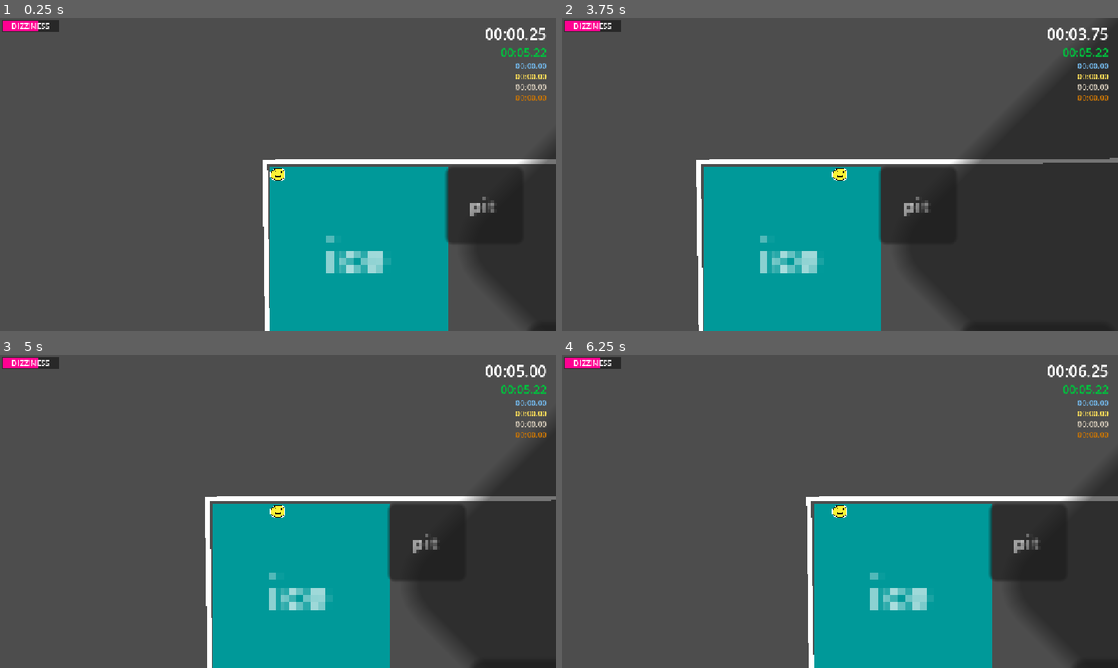
Above: before the commit, frames 1-4 (two rows, left to right).
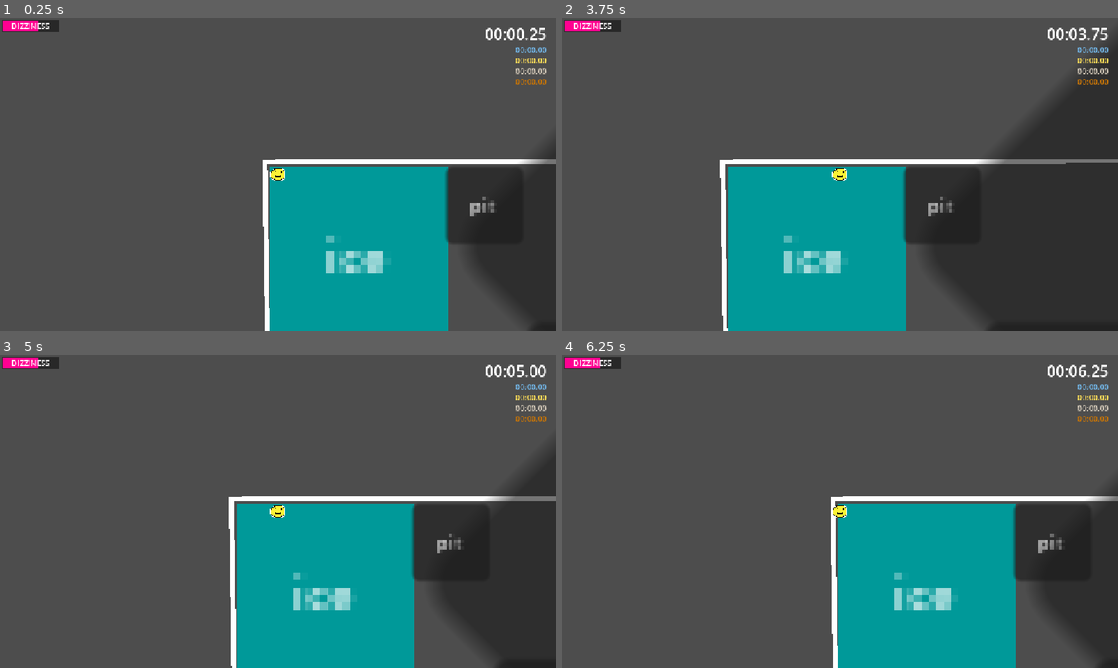
Above: after the commit, the same moments.

Repository: robplaysmusic-bit/dizzy-dash
Game: Godot game, scene res://levels/level-3.tscn
The game is run twice, just before and just after one commit, with the same random seed, the same clock (stepped at 60 frames per second) and the same inputs. This scene is started directly instead of the project's main scene.
Inputs (mouse positions are in pixels of both pictures, inside the frame that each line leads up to):
- Up to frame 1 (0.25 s): no input
- Up to frame 2 (3.75 s): tap Enter at 0.5, 2.1 s; move the mouse to (962, 158) at 0.52 s; hold D (right) 0.53-1.25 s; tap Delete at 0.6, 3.6 s; click (962, 158) at 0.67 s; tap Space (jump) at 0.77 s; drag from (728, 190) to (862, 255) at 1.27 s; move the mouse to (895, 105) at 2.02 s; hold D (right) 2.03-2.75 s; drag from (812, 237) to (673, 127) at 2.77 s; move the mouse to (1006, 221) at 3.52 s; hold A (left) from 3.53 s (still down)
- Up to frame 3 (5 s): tap Space (jump) at 3.77 s; release A (left) at 4.25 s; drag from (111, 464) to (194, 433) at 4.27 s
- Up to frame 4 (6.25 s): move the mouse to (867, 511) at 5.02 s; hold Backspace (back) 5.03-5.75 s; tap Enter at 5.1 s; click (867, 511) at 5.17 s; drag from (756, 433) to (890, 592) at 5.77 s

The runs differ from the first frame. In frame 1, 0.6% of the frame differs, in the area x 90-99%, y 9-27%; in frame 2, 8.1%, in the area x 24-100%, y 0-100%; in frame 3, 7.7%; in frame 4, 7.5%.

Commit message:
fixing some ice shenanigens

Diff:
--- a/levels/components/ice.gd
+++ b/levels/components/ice.gd
@@ -1,15 +1,4 @@
 extends Node2D
-
-
-# Called when the node enters the scene tree for the first time.
-func _ready() -> void:
-	pass # Replace with function body.
-
-
-# Called every frame. 'delta' is the elapsed time since the previous frame.
-func _process(delta: float) -> void:
-	pass
-
 
 func _on_area_2d_body_entered(body: Player) -> void:
 	get_tree().call_group("player", "enter_ice")
--- a/levels/level-3.tscn
+++ b/levels/level-3.tscn
@@ -30,11 +30,12 @@
 [node name="CollisionPolygon2D" type="CollisionPolygon2D" parent="Walls" unique_id=1642014191]
 position = Vector2(-13, 646)
 build_mode = 1
-polygon = PackedVector2Array(9, -159, 0, -646, 1613, -648, 1615, 264, 1677, 352, 1540, 486, 1438, 386, 600, 395)
+polygon = PackedVector2Array(9, -159, 0, -646, 1613, -648, 1615, 264, 1677, 352, 1540, 486, 1438, 386, 1243, 387, 1232, 186, 1178, 191, 1182.8396, 388.74048, 600, 395)
 
 [node name="Line2D" type="Line2D" parent="Walls" unique_id=1032504609]
+z_index = 1
 position = Vector2(-6, 578)
-points = PackedVector2Array(1430, 458, 597, 460, 5, -100, -2, -581, 1605, -585, 1605, 324)
+points = PackedVector2Array(1430, 458, 1233, 454, 1226, 254, 1174, 258, 1176.9299, 458.60767, 597, 460, 5, -100, -2, -581, 1605, -585, 1605, 324)
 
 [node name="Ices" type="Node" parent="." unique_id=1779763593]
 
@@ -43,53 +44,60 @@
 scale = Vector2(11.5, 11.5)
 
 [node name="Ice2" parent="Ices" unique_id=1991518836 instance=ExtResource("6_lsufr")]
-position = Vector2(577, 644)
+position = Vector2(587, 652)
 rotation = 0.7853982
-scale = Vector2(8.5, 8.5)
+scale = Vector2(8, 8)
 
 [node name="Ice3" parent="Ices" unique_id=2004248410 instance=ExtResource("6_lsufr")]
-position = Vector2(793, 771)
+position = Vector2(941.00006, 509.00006)
+rotation = 0.7853982
 scale = Vector2(8, 8)
 
-[node name="Ice4" parent="Ices" unique_id=2011535478 instance=ExtResource("6_lsufr")]
-position = Vector2(1137, 771)
-scale = Vector2(8, 8)
-
-[node name="Ice5" parent="Ices" unique_id=483144365 instance=ExtResource("6_lsufr")]
-position = Vector2(1331, 630)
-scale = Vector2(8, 8)
-
-[node name="Ice6" parent="Ices" unique_id=1752919183 instance=ExtResource("6_lsufr")]
-position = Vector2(857.00006, 654.99994)
-rotation = 0.7853982
-scale = Vector2(8.5, 8.5)
-
-[node name="Ice10" parent="Ices" unique_id=1584944718 instance=ExtResource("6_lsufr")]
-position = Vector2(815.00006, 649.00006)
-rotation = 0.7853982
-scale = Vector2(8.5, 8.5)
-
-[node name="Ice7" parent="Ices" unique_id=1280862739 instance=ExtResource("6_lsufr")]
-position = Vector2(1241, 662.00006)
-rotation = 0.7853982
-scale = Vector2(8.5, 8.5)
-
 [node name="Ice8" parent="Ices" unique_id=610498300 instance=ExtResource("6_lsufr")]
-position = Vector2(971.00006, 845)
-scale = Vector2(6, 6)
-
-[node name="Ice12" parent="Ices" unique_id=1360224274 instance=ExtResource("6_lsufr")]
-position = Vector2(1230, 668.00006)
+position = Vector2(969, 836.00006)
 scale = Vector2(6, 6)
 
 [node name="Ice9" parent="Ices" unique_id=665588435 instance=ExtResource("6_lsufr")]
-position = Vector2(603, 651)
+position = Vector2(696, 389)
+rotation = 0.7853982
 scale = Vector2(8, 8)
 
 [node name="Ice11" parent="Ices" unique_id=1379217136 instance=ExtResource("6_lsufr")]
 position = Vector2(1410, 679)
 rotation = 0.7853982
 scale = Vector2(8, 8)
+
+[node name="Ice4" parent="Ices" unique_id=1030795033 instance=ExtResource("6_lsufr")]
+position = Vector2(1118.0001, 788.00006)
+rotation = 0.7853982
+
+[node name="Ice5" parent="Ices" unique_id=1546190521 instance=ExtResource("6_lsufr")]
+position = Vector2(1143.0001, 762)
+rotation = 0.7853982
+
+[node name="Ice6" parent="Ices" unique_id=1618063304 instance=ExtResource("6_lsufr")]
+position = Vector2(1168.0001, 785.00006)
+rotation = 0.7853982
+
+[node name="Ice7" parent="Ices" unique_id=1774305823 instance=ExtResource("6_lsufr")]
+position = Vector2(1168, 737)
+rotation = 0.7853982
+
+[node name="Ice10" parent="Ices" unique_id=1286376175 instance=ExtResource("6_lsufr")]
+position = Vector2(1192.0001, 712.0001)
+rotation = 0.7853982
+
+[node name="Ice12" parent="Ices" unique_id=449938989 instance=ExtResource("6_lsufr")]
+position = Vector2(1192, 760)
+rotation = 0.7853982
+
+[node name="Ice13" parent="Ices" unique_id=1783868023 instance=ExtResource("6_lsufr")]
+position = Vector2(1215, 737)
+rotation = 0.7853982
+
+[node name="Ice14" parent="Ices" unique_id=1362213054 instance=ExtResource("6_lsufr")]
+position = Vector2(1217.0001, 689.00006)
+rotation = 0.7853982
 
 [node name="Pits" type="Node" parent="." unique_id=811412041]
 
--- a/levels/level-4.tscn
+++ b/levels/level-4.tscn
@@ -29,11 +29,11 @@
 [node name="CollisionPolygon2D" type="CollisionPolygon2D" parent="Walls" unique_id=1642014191]
 position = Vector2(-13, 646)
 build_mode = 1
-polygon = PackedVector2Array(9, -159, 0, -646, 1613, -648, 1615, 264, 1677, 352, 1540, 486, 1438, 386, 600, 395)
+polygon = PackedVector2Array(9, -159, 0, -646, 1613, -648, 1615, 264, 1677, 352, 1540, 486, 1438, 386, 1293, 384, 1270, 205, 1189, 208, 1189.022, 388.67395, 600, 395)
 
 [node name="Line2D" type="Line2D" parent="Walls" unique_id=1032504609]
 position = Vector2(-6, 578)
-points = PackedVector2Array(1430, 458, 597, 460, 5, -100, -2, -581, 1605, -585, 1605, 324)
+points = PackedVector2Array(1430, 458, 1286, 452, 1267, 272, 1183, 275, 1185, 459, 597, 460, 5, -100, -2, -581, 1605, -585, 1605, 324)
 
 [node name="Pits" type="Node" parent="." unique_id=811412041]
 
--- a/menus/timer_ui.tscn
+++ b/menus/timer_ui.tscn
@@ -26,13 +26,6 @@
 [node name="CurrentTime" type="Label" parent="MarginContainer/VBoxContainer" unique_id=74424743]
 layout_mode = 2
 theme_override_font_sizes/font_size = 32
-text = "00:05.22"
-horizontal_alignment = 2
-
-[node name="PersonalBest" type="Label" parent="MarginContainer/VBoxContainer" unique_id=1622982291]
-layout_mode = 2
-theme_override_colors/font_color = Color(3.513545e-06, 0.7512896, 0.24062243, 1)
-theme_override_font_sizes/font_size = 24
 text = "00:05.22"
 horizontal_alignment = 2
 
--- a/player/player.gd
+++ b/player/player.gd
@@ -10,7 +10,7 @@
 
 const JUMP_TIME : float = 0.5
 const RESPAWN_TIME : float = 1.0
-const RESPAWN_DISTANCE : float = 100.0
+const RESPAWN_DISTANCE : float = 150.0
 
 const ICY_DAMP : float = 0.5
 const NORMAL_DAMP : float = 5.0
@@ -23,7 +23,6 @@
 var death_velocity : Vector2
 
 var on_ice : bool = false
-var previously_on_ice : bool = false
 
 @onready var jump_timer: Timer = $JumpTimer
 @onready var sprite: AnimatedSprite2D = $AnimatedSprite2D
@@ -92,14 +91,12 @@
 	on_ice = false
 
 func _handle_icy_terrain() -> void:
-	if on_ice != previously_on_ice:
-		if on_ice:
-			linear_damp_mode = RigidBody2D.DAMP_MODE_REPLACE
-			linear_damp = ICY_DAMP
-		else:
-			linear_damp_mode = RigidBody2D.DAMP_MODE_REPLACE
-			linear_damp = NORMAL_DAMP
-	previously_on_ice = on_ice
+	if on_ice:
+		linear_damp_mode = RigidBody2D.DAMP_MODE_REPLACE
+		linear_damp = ICY_DAMP
+	else:
+		linear_damp_mode = RigidBody2D.DAMP_MODE_REPLACE
+		linear_damp = NORMAL_DAMP
 
 func _handle_jump() -> void:
 	# bit 1 is for jump collisions
